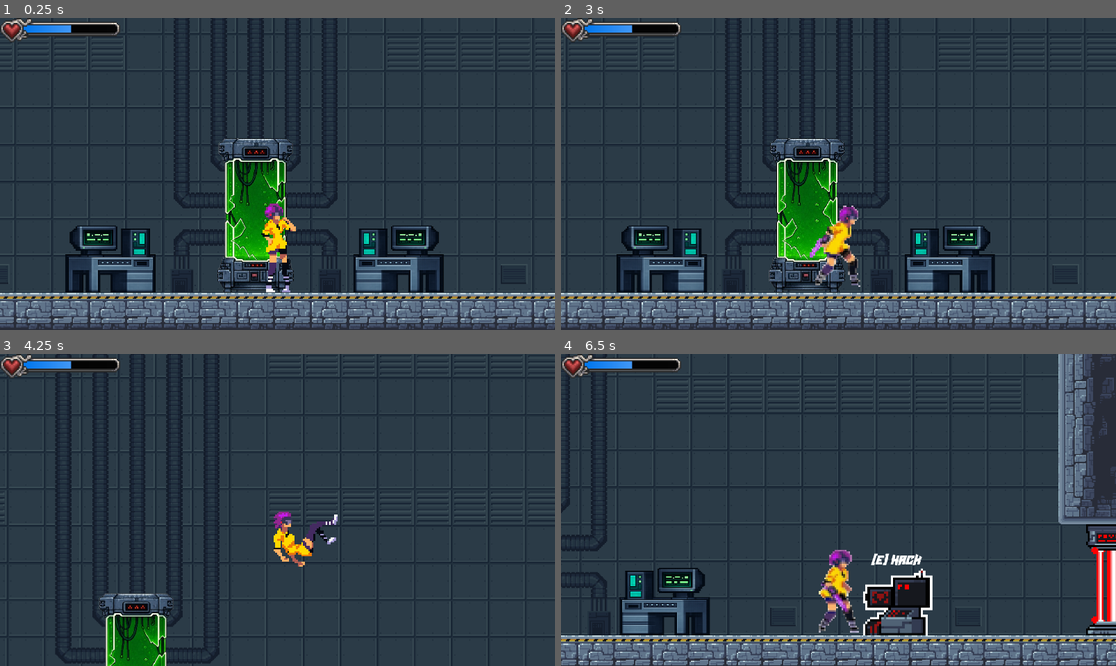
Above: before the commit, frames 1-4 (two rows, left to right).
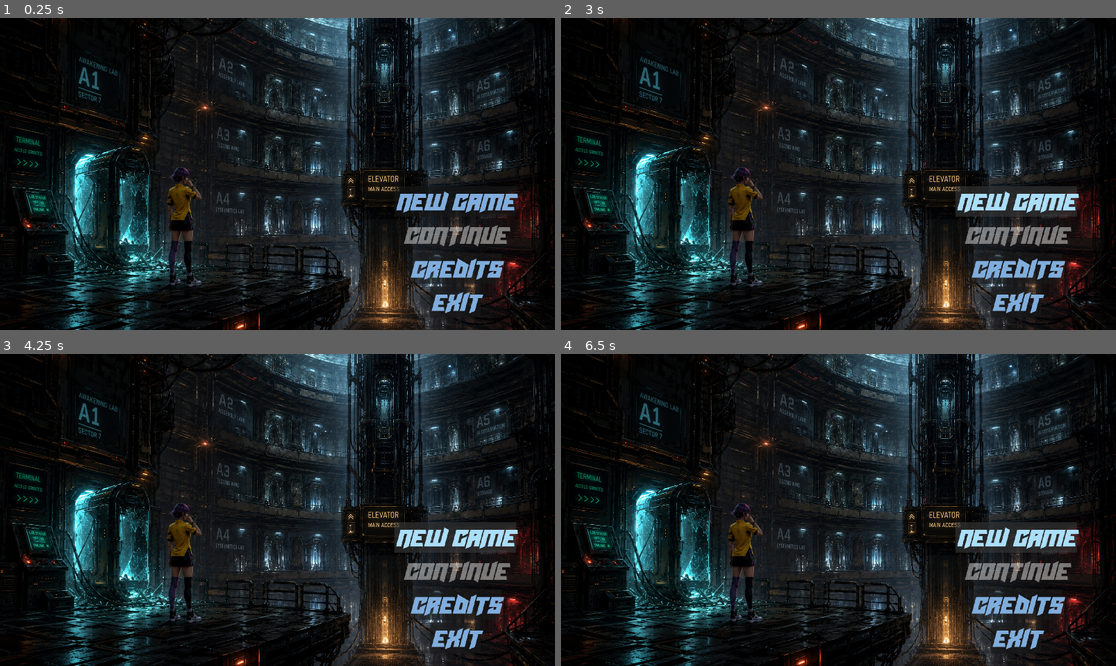
Above: after the commit, the same moments.

Repository: reksm0/cyborg-2D
Game: Godot game, scene res://Scenes/title_screen.tscn
Two runs of this game, one before a commit and one after it. Both use one fixed random seed, a clock stepped at 60 frames per second and the inputs below. Before the commit the project starts from res://Scenes/rooms/awakening_lab.tscn.
Inputs (mouse positions are in pixels of both pictures, inside the frame that each line leads up to):
- Up to frame 1 (0.25 s): no input
- Up to frame 2 (3 s): click (1016, 267) at 0.5 s, where only the run after the commit has a clickable "credits"; click (1016, 202) at 1.25 s, where only the run after the commit has a clickable "New Game"; click (1016, 202) at 2 s, where only the run after the commit has a clickable "New Game"; hold D (right) from 2.78 s (still down); tap X (attack) at 2.85 s
- Up to frame 3 (4.25 s): keep holding D (right); tap Space (jump) at 3.02, 3.77 s; tap E (interact) at 3.6 s
- Up to frame 4 (6.5 s): release D (right) at 4.28 s; hold A (left) 4.28-5.03 s; tap X (attack) at 4.35, 5.85 s; hold D (right) from 5.03 s (still down); tap E (interact) at 5.1 s; tap Space (jump) at 5.27, 6.02 s

The runs differ from the first frame. In frame 1, 86% of the frame differs, in the area x 0-100%, y 0-100%; in frame 2, 86%; in frame 3, 86%; in frame 4, 88%.

Commit message:
main menu script added

Diff:
--- a/Scenes/rooms/awakening_lab.tscn
+++ b/Scenes/rooms/awakening_lab.tscn
@@ -207,6 +207,7 @@
 scale = Vector2(1.73, 4.63)
 
 [node name="FlyingEnemy" parent="." unique_id=1594817251 instance=ExtResource("9_chqt2")]
+visible = false
 position = Vector2(178, 120)
 
 [connection signal="hacked_successfully" from="Interactable Decors/Control panel" to="Interactable Decors/Laser barrier" method="_on_control_panel_hacked_successfully"]
--- /dev/null
+++ b/Scenes/title_screen.gd
@@ -0,0 +1,44 @@
+extends CanvasLayer
+
+
+# Node references — adjust path if your tree differs
+@onready var button_new_game = $Control/mainmenu/Button1
+@onready var button_continue = $Control/mainmenu/Button2
+@onready var button_credits  = $Control/mainmenu/Button3
+@onready var button_exit     = $Control/mainmenu/Button4
+
+# Scene paths — change these to match your actual file locations
+const GAME_SCENE_PATH = "res://Scenes/rooms/awake.tscn"
+const CREDITS_SCENE_PATH = "res://Scenes/UI/credits.tscn"
+
+func _ready():
+	# Connect all button signals via code (no need to click in editor)
+	button_new_game.pressed.connect(_on_new_game_pressed)
+	button_continue.pressed.connect(_on_continue_pressed)
+	button_credits.pressed.connect(_on_credits_pressed)
+	button_exit.pressed.connect(_on_exit_pressed)
+
+	# Disable Continue button if no save file exists
+	button_continue.disabled = not FileAccess.file_exists("user://savegame.save")
+
+
+func _on_new_game_pressed():
+	# Optional: clear old save data here if you want a fresh start
+	get_tree().change_scene_to_file(GAME_SCENE_PATH)
+
+
+func _on_continue_pressed():
+	# Load save data (implement your own save/load logic)
+	if FileAccess.file_exists("user://savegame.save"):
+		get_tree().change_scene_to_file(GAME_SCENE_PATH)
+		# TODO: call your load_game() function after scene loads
+
+
+func _on_credits_pressed():
+	get_tree().change_scene_to_file(CREDITS_SCENE_PATH)
+	# Alternative: if credits is just a popup/panel instead of new scene:
+	# $Control/mainmenu/CreditsPanel.visible = true
+
+
+func _on_exit_pressed():
+	get_tree().quit()
--- a/Scenes/title_screen.tscn
+++ b/Scenes/title_screen.tscn
@@ -1,9 +1,11 @@
 [gd_scene format=3 uid="uid://d1elv1t6sqbjm"]
 
 [ext_resource type="Texture2D" uid="uid://b6us86o6thu1j" path="res://Assets/manami's assets/background/169.png" id="1_klylv"]
+[ext_resource type="Script" uid="uid://da6jitk1mwgpd" path="res://Scenes/title_screen.gd" id="1_p3fck"]
 
 [node name="Title_Screen" type="CanvasLayer" unique_id=1409717127]
 layer = 8
+script = ExtResource("1_p3fck")
 
 [node name="Control" type="Control" parent="." unique_id=755590156]
 layout_mode = 3
@@ -72,3 +74,15 @@
 theme_override_font_sizes/font_size = 90
 text = "credits
 "
+
+[node name="Button4" type="Button" parent="Control/mainmenu" unique_id=2057446576]
+layout_mode = 2
+size_flags_horizontal = 4
+size_flags_vertical = 4
+theme_override_colors/font_color = Color(0.5001892, 0.6802989, 0.86342055, 1)
+theme_override_colors/font_pressed_color = Color(0.9372549, 1, 1, 1)
+theme_override_colors/font_hover_color = Color(0.67160755, 0.86907125, 0.9736274, 1)
+theme_override_font_sizes/font_size = 90
+text = "exit
+
+"
--- a/project.godot
+++ b/project.godot
@@ -11,7 +11,7 @@
 [application]
 
 config/name="Cyborg"
-run/main_scene="uid://c3m7fbk3urnia"
+run/main_scene="uid://d1elv1t6sqbjm"
 config/features=PackedStringArray("4.6", "Forward Plus")
 config/icon="res://icon.svg"
 "<<<<<<<HEAD[display]window/size/viewport_width"=1920
Not shown, added: Scenes/title_screen.gd.uid
